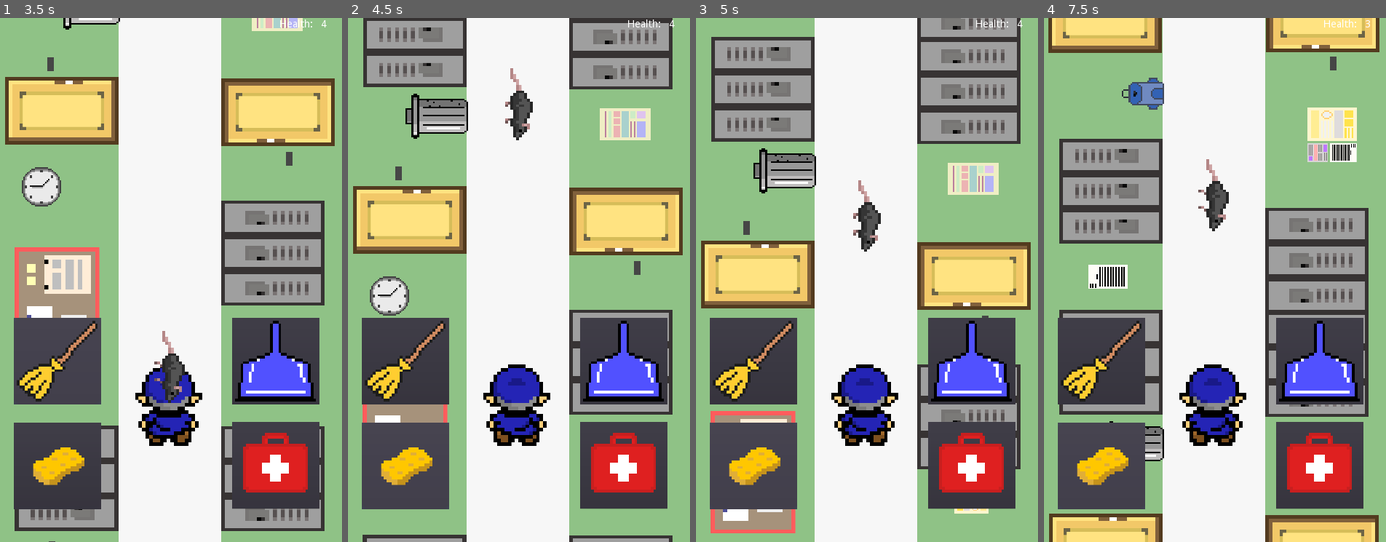
Above: before the commit, frames 1-4 (left to right).
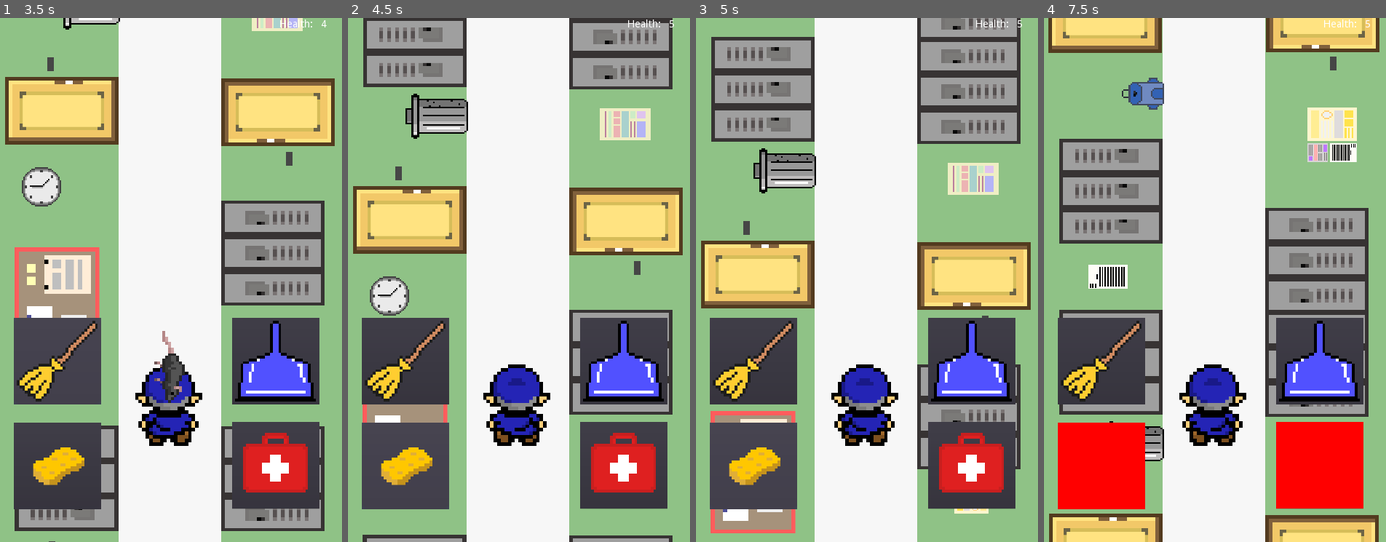
Above: after the commit, the same moments.

Repository: TheBroham7/Project-Sweep
Game: Godot game, scene res://scenes/main.tscn
The game is run twice, just before and just after one commit, with the same random seed, the same clock (stepped at 60 frames per second) and the same inputs. The project has no main scene, so this scene is started directly.
Inputs (mouse positions are in pixels of both pictures, inside the frame that each line leads up to):
- Up to frame 1 (3.5 s): click "3" at 0.5 s; click "3" at 1.25 s; click (277, 358) at 2 s; click (58, 358) at 2.75 s
- Up to frame 2 (4.5 s): click "3" at 3.5 s; click "3" at 4.25 s
- Up to frame 3 (5 s): no input
- Up to frame 4 (7.5 s): click (1321, 358) at 5 s; click (1102, 358) at 5.75 s; click "3" at 6.5 s; click "3" at 7.25 s

Frame 1 is identical in both runs. In frame 2, 0.5% of the frame differs, in the area x 45-96%, y 0-24%; in frame 3, 0.5%; in frame 4, 9.0%, in the area x 4-96%, y 0-94%.

Commit message:
power ups implemented (sponge and first aid)
sponge clears all rats on screen and first aid refills the player's health to 5. fixed bug of player health not counting until broom is used. power ups turn red once fully used.

Diff:
--- a/scenes/Rat.tscn
+++ b/scenes/Rat.tscn
@@ -16,7 +16,7 @@
 radius = 18.9999
 height = 66.0002
 
-[node name="rat" type="RigidBody2D"]
+[node name="rat" type="RigidBody2D" groups=["rats"]]
 position = Vector2( 240, 0 )
 rotation = 1.56844
 gravity_scale = 0.0
--- a/scenes/main.tscn
+++ b/scenes/main.tscn
@@ -35,6 +35,8 @@
 [connection signal="strike" from="Player" to="." method="_on_Player_strike"]
 [connection signal="update_health" from="Player" to="HUD" method="_on_Player_update_health"]
 [connection signal="timeout" from="MobTimer" to="." method="_on_MobTimer_timeout"]
+[connection signal="first_aid" from="power_ups" to="Player" method="_on_power_ups_first_aid"]
+[connection signal="sponge" from="power_ups" to="power_ups" method="_on_power_ups_sponge"]
 [connection signal="block" from="weapon_buttons" to="Player" method="_on_weapon_buttons_block"]
 [connection signal="broom" from="weapon_buttons" to="Player" method="_on_weapon_buttons_broom"]
 [connection signal="swing" from="weapon_buttons" to="Player" method="_on_weapon_buttons_swing"]
--- a/scripts/player.gd
+++ b/scripts/player.gd
@@ -7,7 +7,7 @@
 
 var player_health = 5
 var screen_size
-var current_action
+var current_action = 'walk'
 export var speed = 200
 
 
@@ -60,3 +60,8 @@
 
 func _on_Player_dead():
 	hide()
+
+
+func _on_power_ups_first_aid():
+	player_health = 5
+	emit_signal("update_health", player_health)
--- a/scripts/power_ups.gd
+++ b/scripts/power_ups.gd
@@ -11,14 +11,20 @@
 
 func _on_FirstAid_pressed():
 	if firstaidcount == 0:
+		return
+	emit_signal("first_aid")
+	firstaidcount -= 1
+	if firstaidcount == 0:
 		$FirstAid.modulate = Color(255, 0, 0)
-	else:
-		emit_signal("first_aid")
-	firstaidcount -= 0
 
 func _on_Sponge_pressed():
 	if spongecount == 0:
+		return
+	emit_signal("sponge")
+	spongecount -= 1
+	if spongecount == 0:
 		$Sponge.modulate = Color(255, 0, 0)
-	else:
-		emit_signal("sponge")
-	spongecount -= 0
+
+
+func _on_power_ups_sponge():
+	get_tree().call_group("rats", "queue_free")
